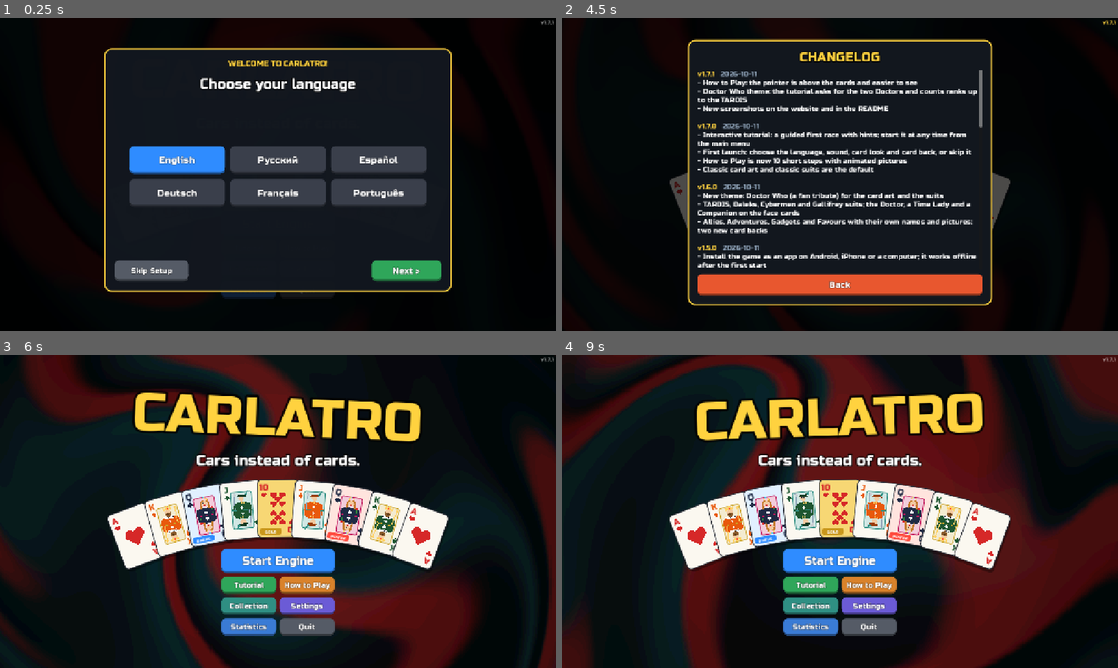
Above: before the commit, frames 1-4 (two rows, left to right).
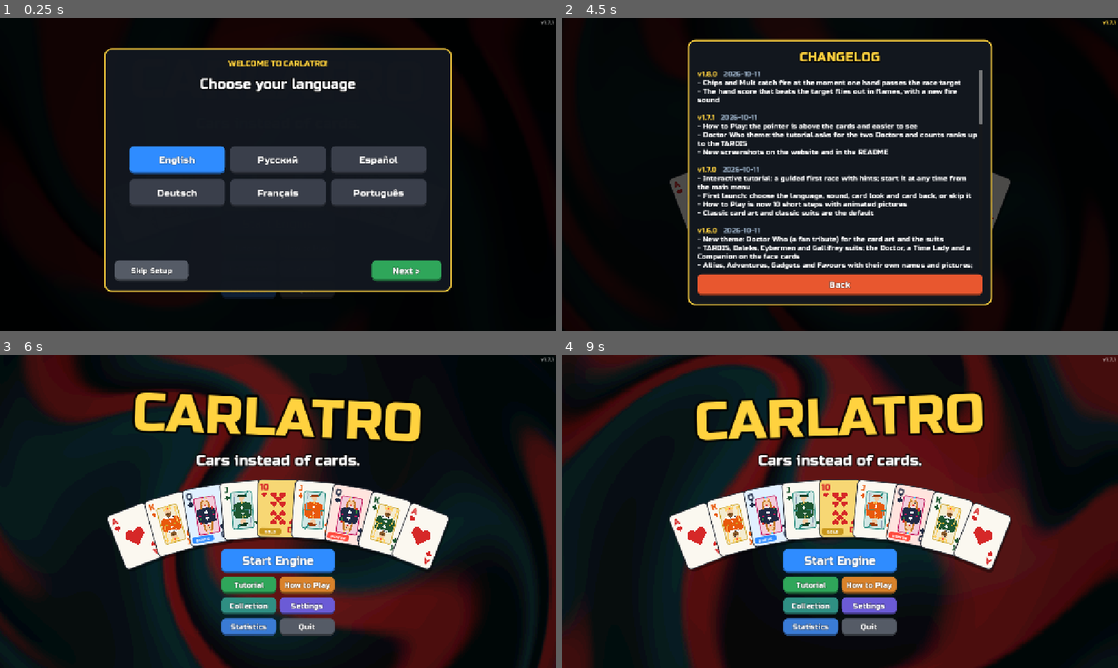
Above: after the commit, the same moments.

Repository: pycz2/carlatro
Game: Godot game, scene res://main.tscn
Same seed, same stepped clock (60 frames per second), same inputs: the game is played once before the commit and once after it.
Inputs:
- Up to frame 1 (0.25 s): no input
- Up to frame 2 (4.5 s): click "Start Engine" at 0.5 s; click "Start Engine" at 1.25 s; click "Skip Setup" at 2 s; click "Collection" at 2.75 s; click "Statistics" at 3.5 s; click "v1.7.1" at 4.25 s
- Up to frame 3 (6 s): click "Collection" at 5 s; click "Statistics" at 5.75 s
- Up to frame 4 (9 s): click "v1.7.1" at 6.5 s; click "Start Engine" at 7.25 s; click "Collection" at 8 s; click "Statistics" at 8.75 s

The runs differ from the first frame. In frame 2, 9.7% of the frame differs, in the area x 21-78%, y 17-81%; in frame 3, 0.8%; in frame 4, 0.6%.

Commit message:
Chips x Mult catch fire when the hand passes the race target
Co-Authored-By: Claude Opus 5.5 <noreply@anthropic.com>

Diff:
--- a/i18n/de.json
+++ b/i18n/de.json
@@ -776,5 +776,7 @@
  "This is your hand: 8 cards from your deck. Every card has a rank (2 to TARDIS) and a suit.": "Das ist deine Hand: 8 Karten aus deinem Deck. Jede Karte hat einen Rang (2 bis TARDIS) und eine Farbe.",
  "How to Play: the pointer is above the cards and easier to see": "Spielanleitung: Der Zeiger liegt über den Karten und ist besser zu sehen",
  "Doctor Who theme: the tutorial asks for the two Doctors and counts ranks up to the TARDIS": "Doctor-Who-Thema: Das Tutorial verlangt die zwei Doktoren, die Ränge gehen bis zur TARDIS",
- "New screenshots on the website and in the README": "Neue Screenshots auf der Website und in der README"
+ "New screenshots on the website and in the README": "Neue Screenshots auf der Website und in der README",
+ "Chips and Mult catch fire at the moment one hand passes the race target": "Chips und Mult fangen Feuer, sobald eine Hand das Rennziel übertrifft",
+ "The hand score that beats the target flies out in flames, with a new fire sound": "Die Punkte einer Hand, die das Ziel schlägt, fliegen in Flammen heraus, mit neuem Feuersound"
 }
--- a/i18n/es.json
+++ b/i18n/es.json
@@ -776,5 +776,7 @@
  "This is your hand: 8 cards from your deck. Every card has a rank (2 to TARDIS) and a suit.": "Esta es tu mano: 8 cartas de tu mazo. Cada carta tiene un valor (de 2 a TARDIS) y un palo.",
  "How to Play: the pointer is above the cards and easier to see": "Cómo jugar: el puntero está sobre las cartas y se ve mejor",
  "Doctor Who theme: the tutorial asks for the two Doctors and counts ranks up to the TARDIS": "Tema Doctor Who: el tutorial pide los dos Doctores y los valores llegan hasta la TARDIS",
- "New screenshots on the website and in the README": "Nuevas capturas en la web y en el README"
+ "New screenshots on the website and in the README": "Nuevas capturas en la web y en el README",
+ "Chips and Mult catch fire at the moment one hand passes the race target": "Las Fichas y el Mult arden en el momento en que una mano supera el objetivo de la carrera",
+ "The hand score that beats the target flies out in flames, with a new fire sound": "La puntuación de la mano que supera el objetivo sale en llamas, con un nuevo sonido de fuego"
 }
--- a/i18n/fr.json
+++ b/i18n/fr.json
@@ -776,5 +776,7 @@
  "This is your hand: 8 cards from your deck. Every card has a rank (2 to TARDIS) and a suit.": "Voici ta main : 8 cartes de ton deck. Chaque carte a un rang (2 à TARDIS) et une couleur.",
  "How to Play: the pointer is above the cards and easier to see": "Comment jouer : le pointeur est au-dessus des cartes et plus visible",
  "Doctor Who theme: the tutorial asks for the two Doctors and counts ranks up to the TARDIS": "Thème Doctor Who : le tutoriel demande les deux Docteurs et les rangs vont jusqu'au TARDIS",
- "New screenshots on the website and in the README": "Nouvelles captures sur le site et dans le README"
+ "New screenshots on the website and in the README": "Nouvelles captures sur le site et dans le README",
+ "Chips and Mult catch fire at the moment one hand passes the race target": "Les Jetons et le Mult s'enflamment dès qu'une main dépasse l'objectif de la course",
+ "The hand score that beats the target flies out in flames, with a new fire sound": "Le score de la main qui bat l'objectif s'envole en flammes, avec un nouveau son de feu"
 }
--- a/i18n/pt_BR.json
+++ b/i18n/pt_BR.json
@@ -776,5 +776,7 @@
  "This is your hand: 8 cards from your deck. Every card has a rank (2 to TARDIS) and a suit.": "Esta é sua mão: 8 cartas do seu baralho. Cada carta tem um valor (2 a TARDIS) e um naipe.",
  "How to Play: the pointer is above the cards and easier to see": "Como jogar: o ponteiro fica acima das cartas e é mais fácil de ver",
  "Doctor Who theme: the tutorial asks for the two Doctors and counts ranks up to the TARDIS": "Tema Doctor Who: o tutorial pede os dois Doutores e os valores vão até a TARDIS",
- "New screenshots on the website and in the README": "Novas capturas no site e no README"
+ "New screenshots on the website and in the README": "Novas capturas no site e no README",
+ "Chips and Mult catch fire at the moment one hand passes the race target": "Fichas e Mult pegam fogo no momento em que uma mão passa a meta da corrida",
+ "The hand score that beats the target flies out in flames, with a new fire sound": "A pontuação da mão que bate a meta sai em chamas, com um novo som de fogo"
 }
--- a/i18n/ru.json
+++ b/i18n/ru.json
@@ -776,5 +776,7 @@
  "This is your hand: 8 cards from your deck. Every card has a rank (2 to TARDIS) and a suit.": "Это твоя рука: 8 карт из колоды. У каждой карты есть ранг (от 2 до ТАРДИС) и масть.",
  "How to Play: the pointer is above the cards and easier to see": "«Как играть»: курсор теперь поверх карт и лучше виден",
  "Doctor Who theme: the tutorial asks for the two Doctors and counts ranks up to the TARDIS": "Тема «Доктор Кто»: обучение просит выбрать двух Докторов, а ранги идут до ТАРДИС",
- "New screenshots on the website and in the README": "Новые скриншоты на сайте и в README"
+ "New screenshots on the website and in the README": "Новые скриншоты на сайте и в README",
+ "Chips and Mult catch fire at the moment one hand passes the race target": "Фишки и Множитель загораются в момент, когда одна рука превышает цель гонки",
+ "The hand score that beats the target flies out in flames, with a new fire sound": "Очки руки, которые побили цель, вылетают в огне, с новым звуком пламени"
 }
--- a/i18n/source.json
+++ b/i18n/source.json
@@ -656,6 +656,8 @@
  "Keys: Enter = Play hand, Backspace = Discard, Esc = Menu, M = Music, F11 = Fullscreen. Hover any card for details.",
  "The Doctor Who theme is a fan tribute. Doctor Who, TARDIS and Daleks are trademarks of the BBC; this game is not affiliated with the BBC.",
  "HOW TO PLAY",
+ "Chips and Mult catch fire at the moment one hand passes the race target",
+ "The hand score that beats the target flies out in flames, with a new fire sound",
  "How to Play: the pointer is above the cards and easier to see",
  "Doctor Who theme: the tutorial asks for the two Doctors and counts ranks up to the TARDIS",
  "New screenshots on the website and in the README",
--- a/i18n/strings.csv
+++ b/i18n/strings.csv
@@ -1253,6 +1253,8 @@
 "Keys: Enter = Play hand, Backspace = Discard, Esc = Menu, M = Music, F11 = Fullscreen. Hover any card for details.","К …(720 unchanged characters)…
 "The Doctor Who theme is a fan tribute. Doctor Who, TARDIS and Daleks are trademarks of the BBC; this game is not affil …(743 unchanged characters)…
 HOW TO PLAY,КАК ИГРАТЬ,CÓMO JUGAR,ANLEITUNG,COMMENT JOUER,COMO JOGAR
+Chips and Mult catch fire at the moment one hand passes the race target,"Фишки и Множитель загораются в момент, когда одна рука превышает цель гонки",Las Fichas y el Mult arden en el momento en que una mano supera el objetivo de la carrera,"Chips und Mult fangen Feuer, sobald eine Hand das Rennziel übertrifft",Les Jetons et le Mult s'enflamment dès qu'une main dépasse l'objectif de la course,Fichas e Mult pegam fogo no momento em que uma mão passa a meta da corrida
+"The hand score that beats the target flies out in flames, with a new fire sound","Очки руки, которые побили цель, вылетают в огне, с новым звуком пламени","La puntuación de la mano que supera el objetivo sale en llamas, con un nuevo sonido de fuego","Die Punkte einer Hand, die das Ziel schlägt, fliegen in Flammen heraus, mit neuem Feuersound","Le score de la main qui bat l'objectif s'envole en flammes, avec un nouveau son de feu","A pontuação da mão que bate a meta sai em chamas, com um novo som de fogo"
 How to Play: the pointer is above the cards and easier to see,«Как играть»: курсор теперь поверх карт и лучше виден,Cóm …(264 unchanged characters)…
 Doctor Who theme: the tutorial asks for the two Doctors and counts ranks up to the TARDIS,"Тема «Доктор Кто»: обучение  …(404 unchanged characters)…
 New screenshots on the website and in the README,Новые скриншоты на сайте и в README,Nuevas capturas en la web y en el README,Neue Screenshots auf der Website und in der README,Nouvelles captures sur le site et dans le README,Novas capturas no site e no README
--- a/scripts/changelog.gd
+++ b/scripts/changelog.gd
@@ -3,6 +3,10 @@
 ## Add an entry for every release: deploy_web.sh refuses to release a version without one.
 
 const ENTRIES := [
+	{"version": "1.8.0", "date": "2026-10-11", "items": [
+		"Chips and Mult catch fire at the moment one hand passes the race target",
+		"The hand score that beats the target flies out in flames, with a new fire sound",
+	]},
 	{"version": "1.7.1", "date": "2026-10-11", "items": [
 		"How to Play: the pointer is above the cards and easier to see",
 		"Doctor Who theme: the tutorial asks for the two Doctors and counts ranks up to the TARDIS",
--- /dev/null
+++ b/scripts/fire.gd
@@ -0,0 +1,56 @@
+extends Control
+## Flames drawn in code with additive blending. Flame tongues start in the "spawn" band
+## (fractions of the height) and rise to the top. stop() lets them burn out, then the node frees itself.
+
+var on := true
+var heat := 1.0  # more flames and taller ones
+var spawn := Vector2(0.55, 0.95)  # where flames start: from..to, as fractions of the height
+var _parts: Array = []  # [pos, vel, life, max_life, radius]
+var _acc := 0.0
+
+
+func _ready() -> void:
+	mouse_filter = Control.MOUSE_FILTER_IGNORE
+	var m := CanvasItemMaterial.new()
+	m.blend_mode = CanvasItemMaterial.BLEND_MODE_ADD
+	material = m
+
+
+func stop() -> void:
+	on = false
+
+
+func _process(delta: float) -> void:
+	if on:
+		_acc += delta * size.x * 1.6 * heat
+		while _acc >= 1.0:
+			_acc -= 1.0
+			var life := randf_range(0.35, 0.75) * (0.8 + heat * 0.2)
+			_parts.append([Vector2(randf() * size.x, size.y * randf_range(spawn.x, spawn.y)),
+				Vector2(randf_range(-12, 12), -randf_range(60, 130) * heat), life, life, randf_range(4.0, 8.5)])
+	for p in _parts:
+		p[0] += p[1] * delta
+		p[1].x += randf_range(-90, 90) * delta  # flicker
+		p[2] -= delta
+	_parts = _parts.filter(func(p): return p[2] > 0.0)
+	if not on and _parts.is_empty():
+		queue_free()
+	queue_redraw()
+
+
+func _draw() -> void:
+	for p in _parts:
+		var k: float = p[2] / p[3]  # 1 when born, 0 when gone
+		var col := Color(1.0, 0.85, 0.35).lerp(Color(1.0, 0.38, 0.04), clampf((1.0 - k) * 1.6, 0, 1))
+		col = col.lerp(Color(0.6, 0.04, 0.0), clampf((0.45 - k) * 2.2, 0, 1))
+		col.a = k * 0.6
+		_tongue(p[0], p[4] * (0.4 + k * 0.6), p[1], col)
+
+
+## A teardrop: round at the bottom, pointed at the top, leaning with the flame's motion.
+func _tongue(c: Vector2, r: float, vel: Vector2, col: Color) -> void:
+	var pts := PackedVector2Array([c + Vector2(vel.x * 0.06, -r * 2.6)])
+	for i in 9:
+		var a := -0.3 + i * (PI + 0.6) / 8.0
+		pts.append(c + Vector2(cos(a), sin(a)) * r)
+	draw_colored_polygon(pts, col)
--- a/scripts/game.gd
+++ b/scripts/game.gd
@@ -12,6 +12,7 @@
 const Changelog = preload("res://scripts/changelog.gd")
 const Tutorial = preload("res://scripts/tutorial.gd")
 const HelpDemo = preload("res://scripts/help_demo.gd")
+const Fire = preload("res://scripts/fire.gd")
 
 const HAND_CX := 725.0
 const HAND_Y := 492.0
@@ -84,6 +85,7 @@
 var pack_open: Dictionary = {}
 var tutorial_on := false  # the tutorial run never saves and never counts in the statistics
 var tutorial_node: Control = null
+var hand_fire: Control = null  # flames on Chips x Mult while the hand beats the race target
 var setup_done := true  # false until the player finishes (or skips) the first-launch setup
 var shake := 0.0
 var _time := 0.0
@@ -133,6 +135,7 @@
 var cons_lbl: Label
 var deck_lbl: Label
 var hand_bar: HBoxContainer
+var score_row: HBoxContainer  # the Chips x Mult boxes
 var play_btn: Button
 var discard_btn: Button
 var action_box: HBoxContainer
@@ -436,6 +439,7 @@
 	hv.add_child(hand_name_lbl)
 	hv.add_child(hand_poker_lbl)
 	var cm := _hbox(6)
+	score_row = cm
 	cm.alignment = BoxContainer.ALIGNMENT_CENTER
 	var cp := _panel(CHIP_COL, Color(0, 0, 0, 0), 0, 4, 8)
 	cp.custom_minimum_size = Vector2(100, 46)
@@ -710,7 +714,7 @@
 	tw.tween_property(l, "scale", Vector2.ONE, 0.18).set_trans(Tween.TRANS_BACK).set_ease(Tween.EASE_OUT)
 
 
-func _popup(text: String, pos: Vector2, color: Color, size := 22) -> void:
+func _popup(text: String, pos: Vector2, color: Color, size := 22) -> Control:
 	var p := _panel(color, color.darkened(0.45), 2, 6, 8)
 	p.mouse_filter = Control.MOUSE_FILTER_IGNORE
 	var l := _label(text, size, Color.WHITE, 5)
@@ -726,6 +730,33 @@
 	tw.parallel().tween_property(p, "position:y", p.position.y - 34, 0.8)
 	tw.tween_property(p, "modulate:a", 0.0, 0.25)
 	tw.tween_callback(p.queue_free)
+	return p
+
+
+## Called when Chips x Mult of the hand being scored passes the race target: the boxes catch fire.
+func _ignite() -> void:
+	if is_instance_valid(hand_fire):
+		return
+	hand_fire = Fire.new()
+	var r := score_row.get_global_rect()
+	hand_fire.position = r.position - Vector2(8, 72)
+	hand_fire.size = r.size + Vector2(16, 76)
+	hand_fire.spawn = Vector2(68.0, 84.0) / hand_fire.size.y  # along the top edge of the boxes, rising above them
+	hand_fire.heat = 0.15
+	fx_layer.add_child(hand_fire)
+	# the moment the hand passes the target: a flash, then the flames grow to full size
+	create_tween().tween_property(hand_fire, "heat", 1.25, 0.6).set_ease(Tween.EASE_OUT)
+	_sparks(r.get_center(), Color("ff8a1f"), 34)
+	sfx.play("fire")
+	shake = maxf(shake, 6.0)
+	_punch_label(chips_lbl, 0.4)
+	_punch_label(mult_lbl, 0.4)
+
+
+func _extinguish() -> void:
+	if is_instance_valid(hand_fire):
+		hand_fire.stop()
+	hand_fire = null
 
 
 func _message(text: String, color := ACCENT) -> void:
@@ -1193,6 +1224,7 @@
 
 
 func _clear_views() -> void:
+	_extinguish()
 	pack_open = {}
 	for arr in [hand, mod_views, cons_views, shop_views, pack_views]:
 		for cv in arr:
@@ -1448,7 +1480,16 @@
 
 	var total: int = res.total
 	best_hand = maxi(best_hand, total)
-	_popup("+" + _fmt(total), Vector2(HAND_CX, PLAY_Y - 34), Color("1b1f27"), 34)
+	var on_fire := total >= target
+	var pop := _popup("+" + _fmt(total), Vector2(HAND_CX, PLAY_Y - 34), Color("c2410c") if on_fire else Color("1b1f27"), 40 if on_fire else 34)
+	if on_fire:
+		_ignite()
+		var f := Fire.new()
+		f.show_behind_parent = true  # flames rise from behind the number
+		f.heat = 1.3
+		f.position = Vector2(-12, -56)
+		f.size = pop.size + Vector2(24, 56)
+		pop.add_child(f)
 	sfx.play("score")
 	if total >= target / 2:
 		shake = 8.0
@@ -1484,6 +1525,7 @@
 	await wait(0.35)
 	for cv in keep:
 		cv.queue_free()
+	_extinguish()
 	_set_hand_info(" ", " ", 0, 0)
 	_update_sidebar()
 
@@ -1546,6 +1588,8 @@
 			sfx.play("error")
 	chips_lbl.text = _fmt(e.c)
 	mult_lbl.text = _fmt_mult(e.m)
+	if e.c * e.m >= target:
+		_ignite()
 	await wait(0.18 if e.kind == "again" else 0.34)
 
 
--- a/scripts/sfx.gd
+++ b/scripts/sfx.gd
@@ -35,6 +35,9 @@
 		return (sin(TAU * notes[i] * t) * 0.3 + _saw(notes[i] * t) * 0.06) * exp(-lt * 6.0))
 	_streams.lose = _gen(1.0, func(t: float, d: float): return _saw(_sweep(t, 300.0, 60.0, d)) * 0.25 * (1.0 - t / d))
 	_streams.error = _gen(0.18, func(t: float, _d: float): return signf(sin(TAU * 110.0 * t)) * 0.18 * (1.0 - t / 0.18))
+	_streams.fire = _gen(0.7, func(t: float, d: float):  # a whoosh of flame
+		var env := minf(t * 10.0, 1.0) * pow(1.0 - t / d, 1.5)
+		return (_noise() * 0.32 + sin(TAU * _sweep(t, 80.0, 220.0, d)) * 0.12) * env)
 	_streams["break"] = _gen(0.35, func(t: float, _d: float): return (_noise() * 0.4 + sin(TAU * 3100.0 * t) * 0.2) * exp(-t * 11.0))
 
 
Binary file changed: i18n/strings.de.translation
Binary file changed: i18n/strings.es.translation
Binary file changed: i18n/strings.fr.translation
Binary file changed: i18n/strings.pt_BR.translation
Binary file changed: i18n/strings.ru.translation
Not shown, added: scripts/fire.gd.uid
Not shown, changed: README.md
